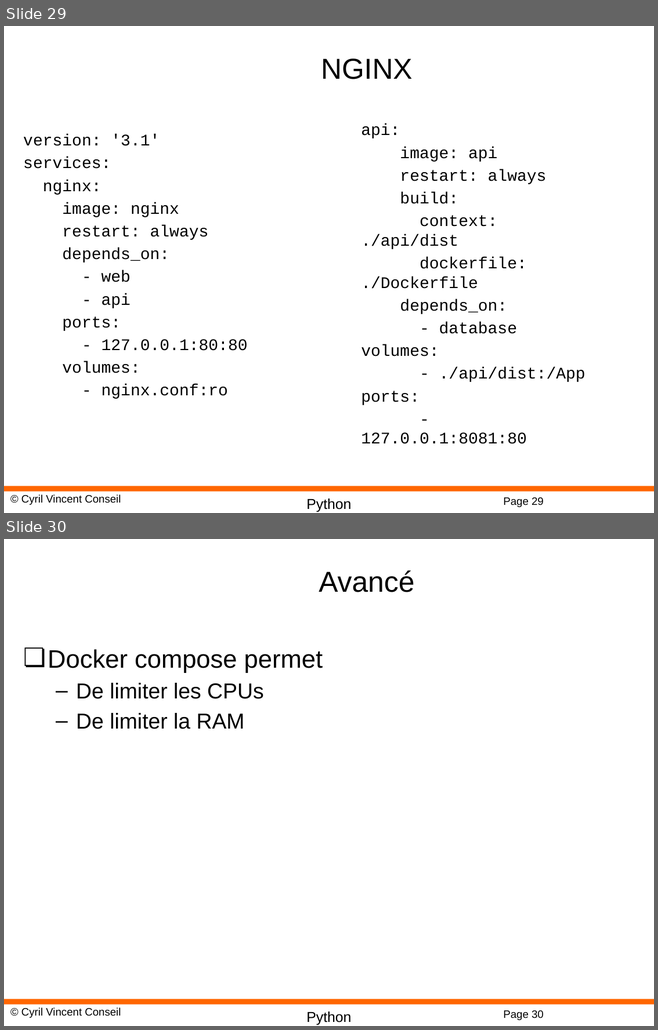
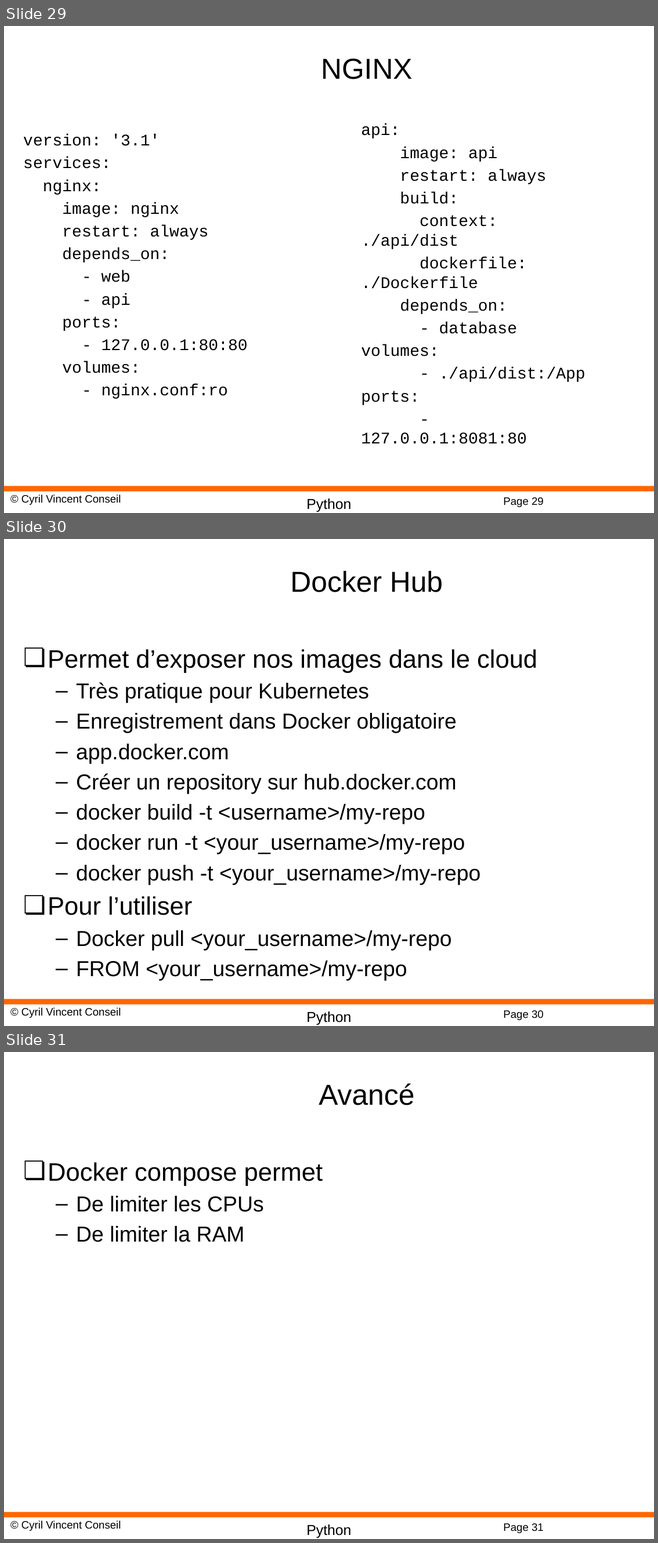
Before and after one commit to cyrilvincent/devops, a slide deck: ppt/Docker.pptx. Shown one above the other, each under a label of ours: slides 29 and 30 before the commit, slides 29, 30 and 31 after it. The pictures are 658x1030 and 658x1543 pixels, drawn with LibreOffice and Linux fonts; fonts in the diff are those of the drawing; background and template pictures are left out. Boxes give left, top, right and bottom in pixels: in the first picture for what was removed or moved away, otherwise in the second. Text is boxed around its words. In the diff, an @@ line names an element or a change of style, - is before the commit and + after.

Commit message:
Docker hub

```diff
--- a/ppt/Docker.pptx
+++ b/ppt/Docker.pptx
@@ slide 30 added at bbox=[4, 539, 654, 1026], background #FFFFFF; not listed: 4 template elements that a slide beside it also shows @@
@@ title added at bbox=[290, 571, 442, 592], 32 pt, text #000000 @@
+Docker Hub
@@ text added at bbox=[48, 649, 537, 981], 24 pt, text #000000 @@
+❏ Permet d’exposer nos images dans le cloud
+  – Très pratique pour Kubernetes
+  – Enregistrement dans Docker obligatoire
+  – app.docker.com
+  – Créer un repository sur hub.docker.com
+  – docker build -t <username>/my-repo
+  – docker run -t <your_username>/my-repo
+  – docker push -t <your_username>/my-repo
+❏ Pour l’utiliser
+  – Docker pull <your_username>/my-repo
+  – FROM <your_username>/my-repo
@@ what was slide 30 is now slide 31 @@
@@ page number at bbox=[503, 1524, 543, 1533]: text changed @@
-Page 30
+Page 31
```
